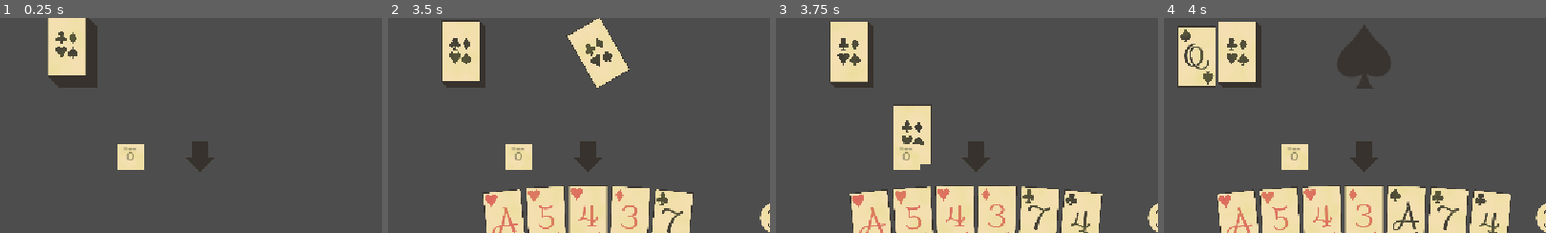
Above: before the commit, frames 1-4 (left to right).
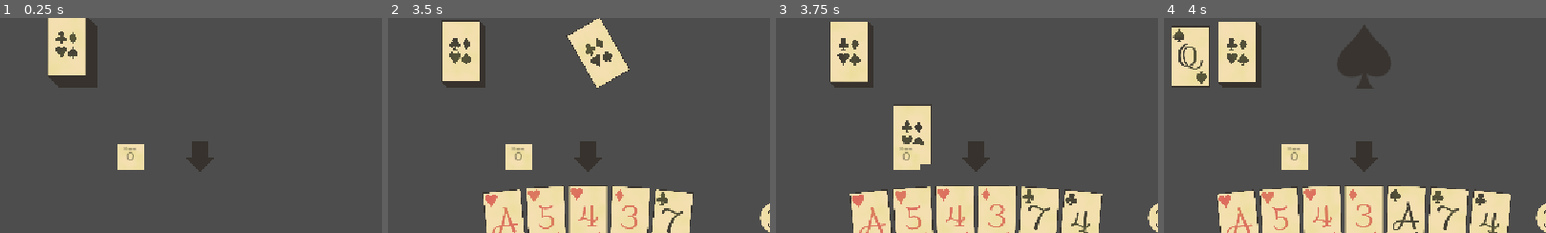
Above: after the commit, the same moments.

Repository: CMurtagh-LGTM/brackeys25.2
Game: Godot game, scene res://GameManager/GameManager.tscn
Same seed, same stepped clock (60 frames per second), same inputs: the game is played once before the commit and once after it. This scene is started directly instead of the project's main scene. Sound files missing from this copy of the repository are replaced by a short silence.
Inputs (mouse positions are % of the whole screen's width and height, from its top left):
- Up to frame 1 (0.25 s): no input
- Up to frame 2 (3.5 s): tap Enter at 0.5 s; move the mouse to (34, 50) at 0.52 s; click (34, 50) at 0.67 s; click (34, 50) at 1.42 s; move the mouse to (34, 50) at 2.02 s; click (34, 50) at 2.17 s; move the mouse to (34, 50) at 2.77 s; click (34, 50) at 2.92 s
- Up to frame 3 (3.75 s): move the mouse to (34, 50) at 3.52 s; click (34, 50) at 3.67 s
- Up to frame 4 (4 s): no input
The pictures show only the part of the screen within x 24-74%, y 41-91%; the shares and areas given below are measured in that part.

Frames 1-3 are identical in both runs. In frame 4, 1.7% of the frame differs, in the area x 2-14%, y 3-33%.
Error in both runs: Assertion failed. (res://Hand/AI.gd:14)

Commit message:
tweaks to positioning

Diff:
--- a/GameManager/GameManager.gd
+++ b/GameManager/GameManager.gd
@@ -75,7 +75,7 @@
 
 var _tutorial_manager: TutorialManager
 
-const _pile_seperation: float = 10
+const _pile_seperation: float = 20
 const _next_position_offset: Vector2 = Vector2(74, 56)
 const _bid_position_offset: Vector2 = Vector2(0, 100)
 const _deck_position_offset: Vector2 = Vector2(-184, 0)
--- a/Menu/TriumphChooser.tscn
+++ b/Menu/TriumphChooser.tscn
@@ -56,11 +56,11 @@
 [node name="CenterContainer2" type="CenterContainer" parent="MenuButtons/VBoxContainer"]
 layout_mode = 2
 
-[node name="TriumphList" type="HBoxContainer" parent="MenuButtons/VBoxContainer/CenterContainer2"]
+[node name="TriumphList" type="GridContainer" parent="MenuButtons/VBoxContainer/CenterContainer2"]
 unique_name_in_owner = true
 custom_minimum_size = Vector2(0, 250)
 layout_mode = 2
-alignment = 1
+columns = 3
 
 [node name="CenterContainer" type="CenterContainer" parent="MenuButtons/VBoxContainer"]
 layout_mode = 2
